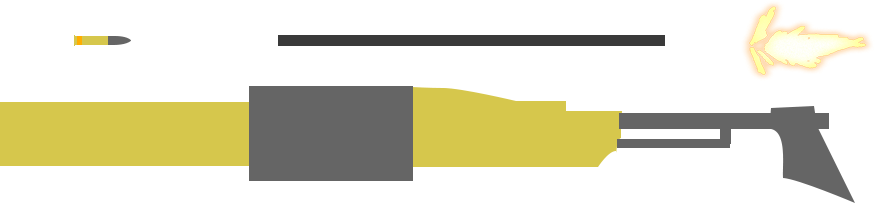
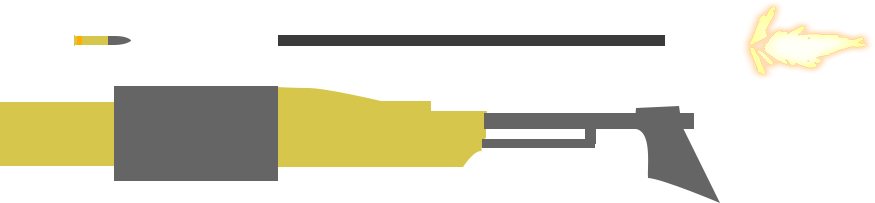
Comparing the layer stacks of the two 875px x 203px images. Changes:
painted on "gUN" over (114, 86, 855, 203)
